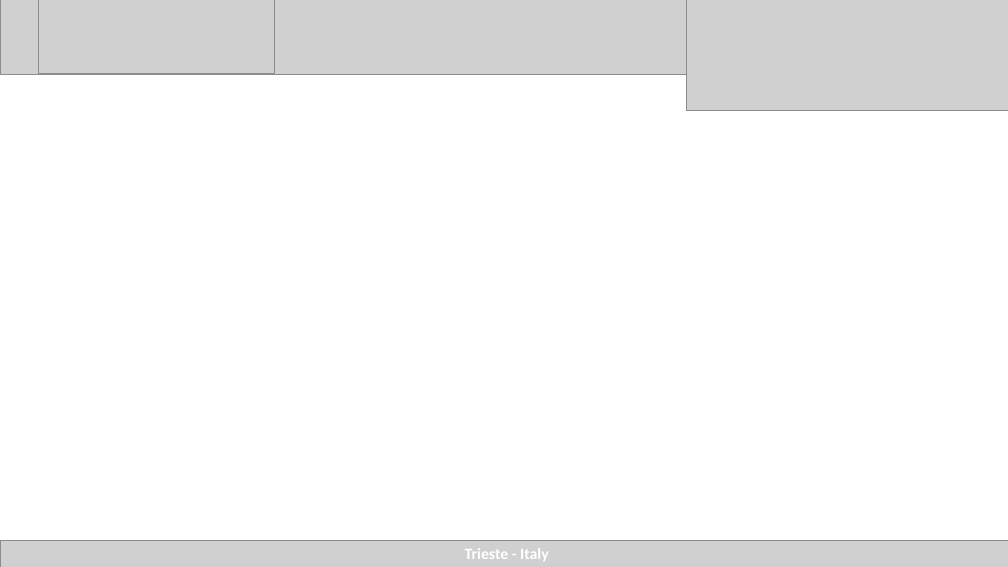
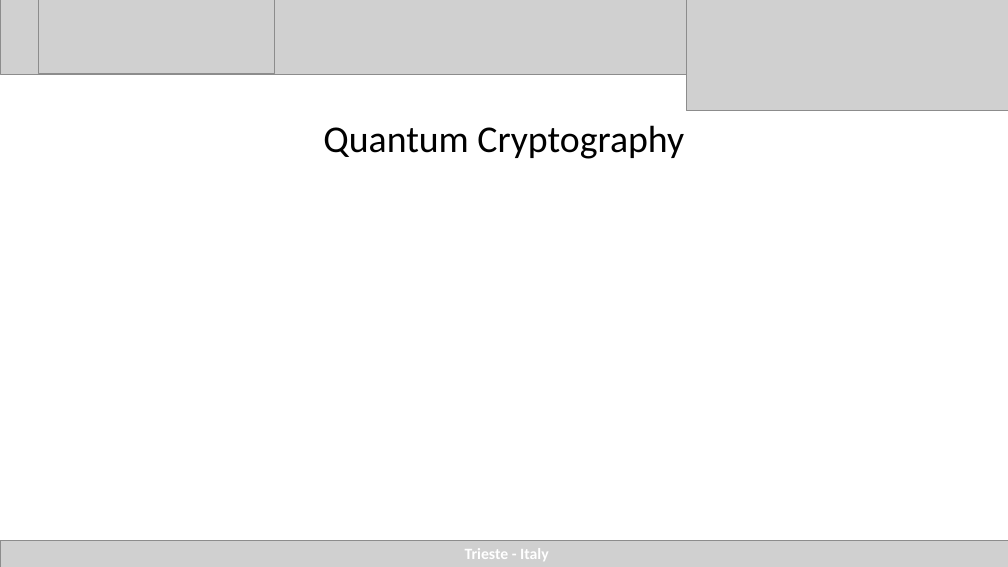
Before and after one commit to agustinsilva447/FPGA, a slide deck: slide 42 of presentacion/presentacion_final/quantum ictp.pptx (slide 29 before the commit). Drawn at 1008x567 pixels with LibreOffice and Linux fonts; fonts in the diff are those of the drawing; grey boxes stand for pictures. Boxes give left, top, right and bottom in pixels: in the first picture for what was removed or moved away, otherwise in the second. Text is boxed around its words. In the diff, an @@ line names an element or a change of style, - is before the commit and + after.

Commit message:
quantum presentation

```diff
--- a/presentacion/presentacion_final/quantum ictp.pptx
+++ b/presentacion/presentacion_final/quantum ictp.pptx
@@ title added at [323,125,684,159], 36 pt, text #000000 @@
+Quantum Cryptography
```
Also in this commit, not shown: 16 other slides changed, 8 slides added, 3 slides removed, 1 other file.
